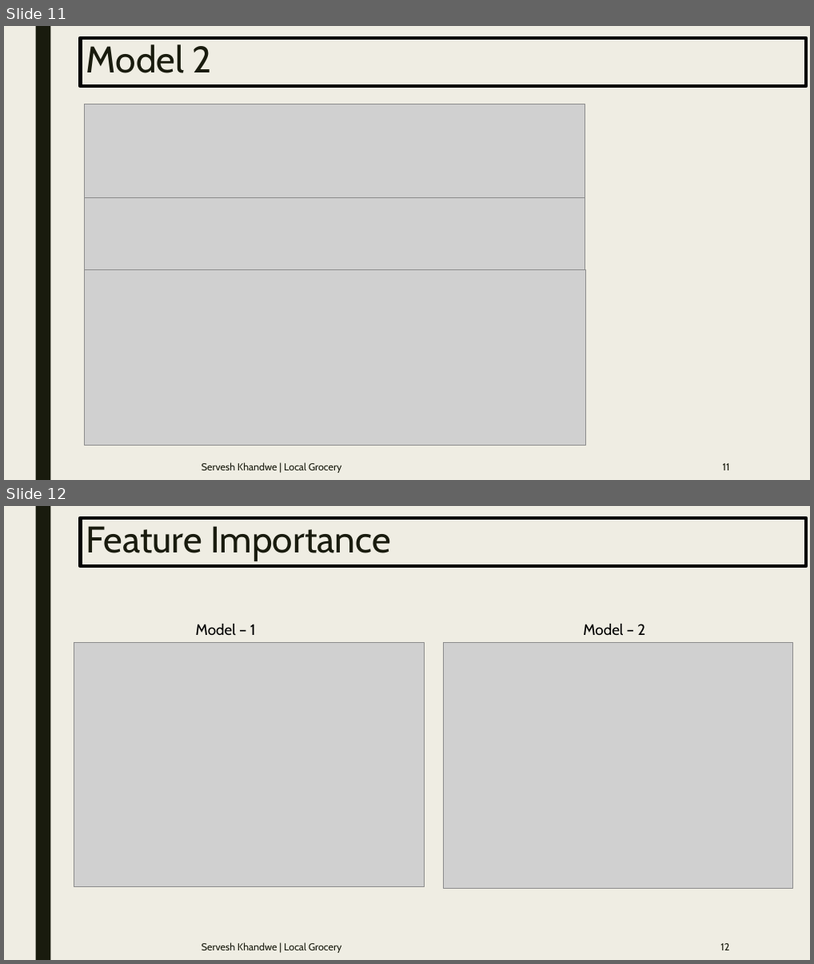
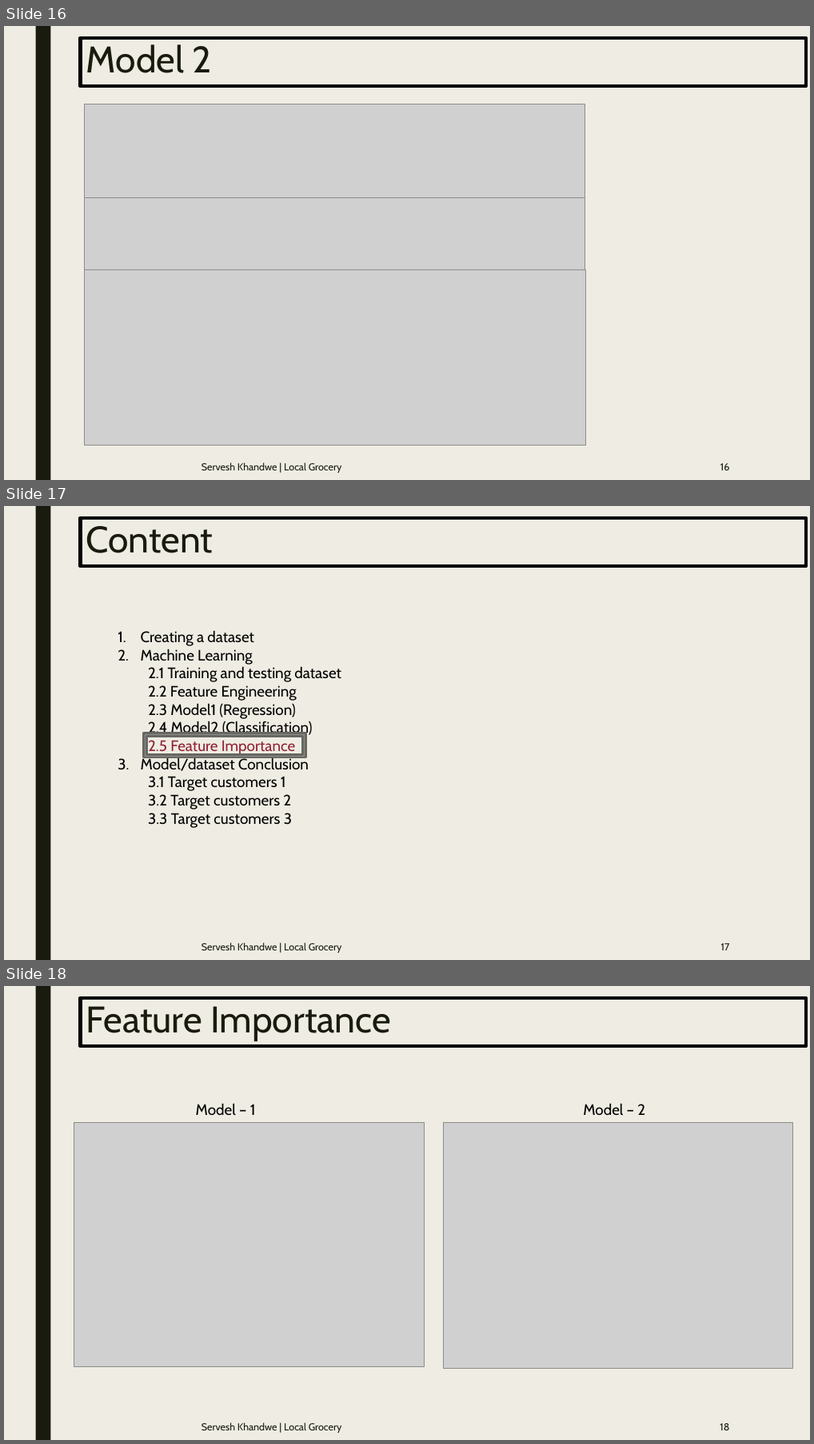
Before and after one commit to ServeshKhandwe/Myfile, a slide deck: Kaufland.pptx. Shown one above the other, each under a label of ours: slides 11 and 12 before the commit, slides 16, 17 and 18 after it. The pictures are 814x964 and 814x1444 pixels, drawn with LibreOffice and Linux fonts; fonts in the diff are those of the drawing; grey boxes stand for pictures. Boxes give left, top, right and bottom in pixels: in the first picture for what was removed or moved away, otherwise in the second. Text is boxed around its words. In the diff, an @@ line names an element or a change of style, - is before the commit and + after.

```diff
--- a/Kaufland.pptx
+++ b/Kaufland.pptx
@@ slide 17 added at (4,506,810,960), background #EFEDE3; not listed: 1 template element that a slide beside it also shows @@
@@ title added at (80,518,806,566), outline #000000 4.5 pt, 44 pt, text #191B0E @@
+Content
@@ text added at (141,630,342,828), 18 pt, text #000000 @@
+1. Creating a dataset
+2. Machine Learning
+2.1 Training and testing dataset
+2.2 Feature Engineering
+2.3 Model1 (Regression)
+2.4 Model2 (Classification)
+2.5 Feature Importance
+3. Model/dataset Conclusion
+  3.1 Target customers 1
+  3.2 Target customers 2
+  3.3 Target customers 3
@@ frame added at (144,733,306,757), fill #8C8D86, outline #686863 2.75 pt @@
@@ text added at (202,942,342,952), 12 pt, text #191B0E @@
+Servesh Khandwe | Local Grocery
@@ page number added at (722,943,730,950), 12 pt, text #191B0E @@
+17
@@ what was slide 11 is now slide 16 @@
@@ page number at (721,463,730,470): text changed @@
-11
+16
@@ what was slide 12 is now slide 18 @@
@@ page number at (720,1423,730,1430): text changed @@
-12
+18
```
Also in this commit, not shown: 11 other slides added.
